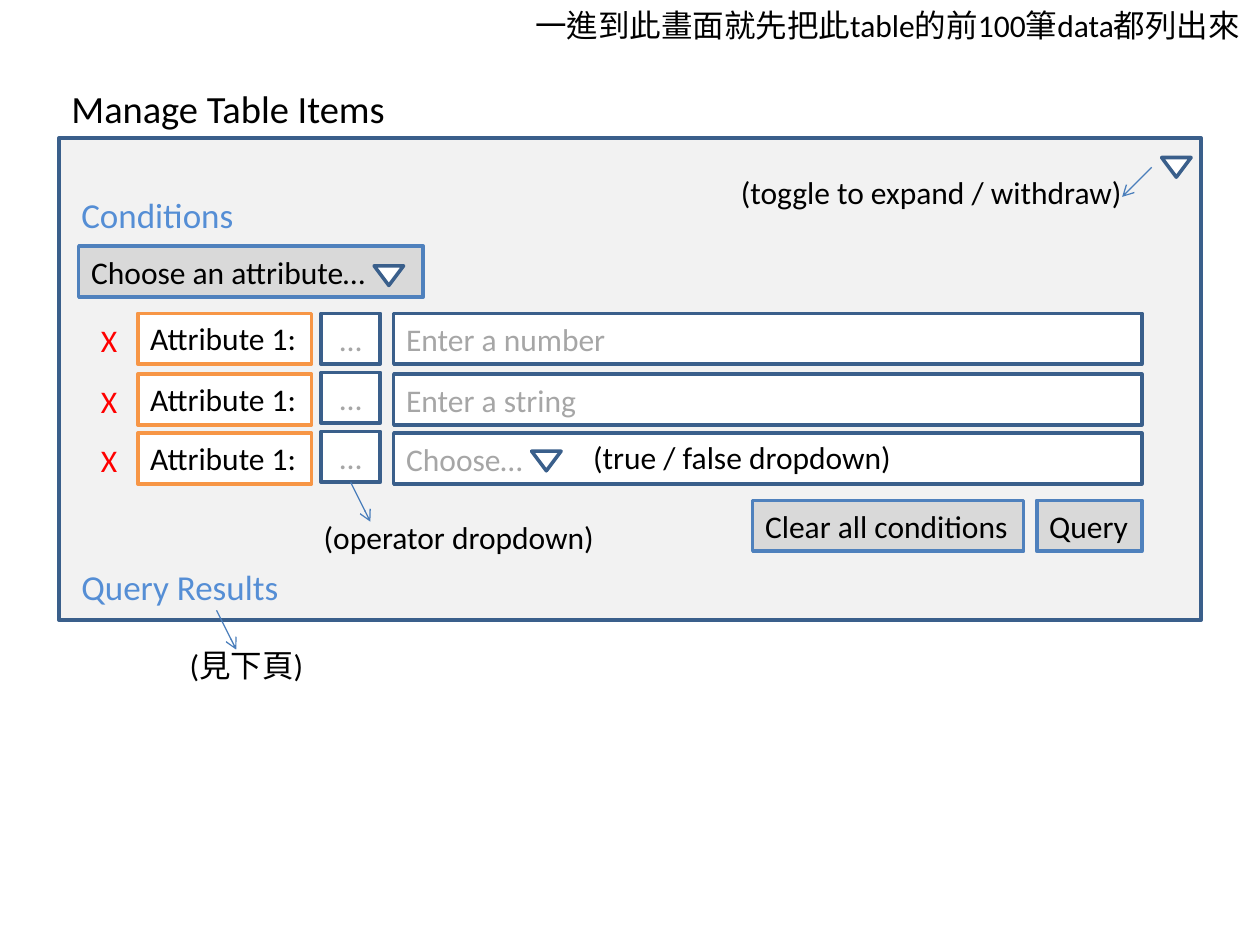
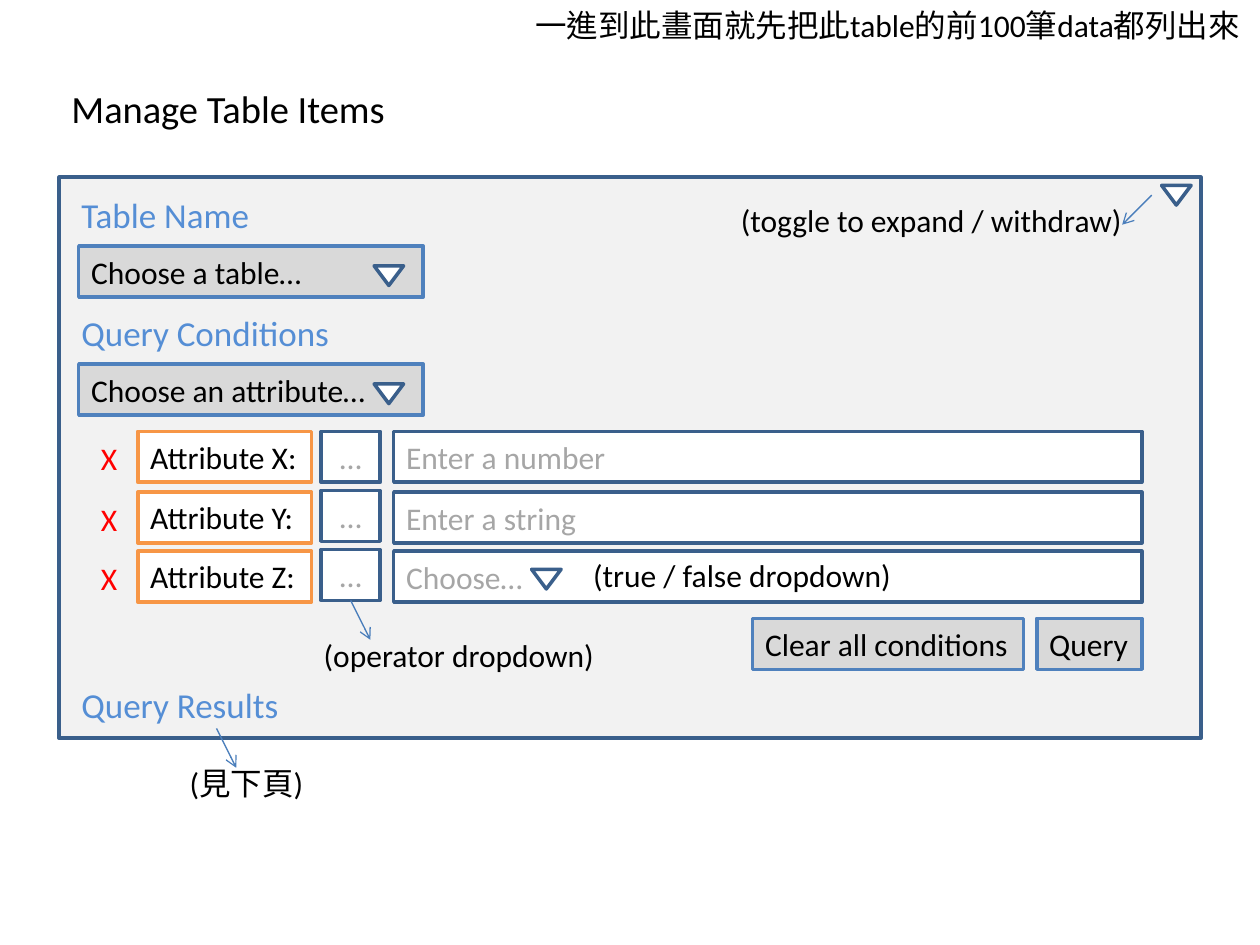
Before and after one commit to joycejoyce/DynamoDBManager, a slide deck: slide 5 of design/DynamoDB Manager.pptx. Drawn at 1260x945 pixels with LibreOffice and Linux fonts; fonts in the diff are those of the drawing. Boxes give left, top, right and bottom in pixels: in the first picture for what was removed or moved away, otherwise in the second. Text is boxed around its words. In the diff, an @@ line names an element or a change of style, - is before the commit and + after.

```diff
--- a/design/DynamoDB Manager.pptx
+++ b/design/DynamoDB Manager.pptx
@@ rectangle: place and size @@
-rectangle at [59, 137, 1201, 620]
+rectangle at [59, 178, 1201, 738]
@@ text added at [81, 203, 249, 228], 20 pt, text #558ED5 @@
+Table Name
@@ 1 text, 1 flow chart merge, 1 arrow: place and size @@
-1 text, 1 flow chart merge, 1 arrow at [741, 158, 1191, 210]
+1 text, 1 flow chart merge, 1 arrow at [741, 185, 1191, 238]
@@ rectangle added at [78, 246, 422, 296], fill #D9D9D9, outline #4F81BD 2 pt, 18 pt, text #000000 @@
+Choose a table…
@@ text at [81, 321, 329, 352]: text changed @@
-Conditions
+Query Conditions
@@ rectangle removed at [137, 314, 311, 364] @@
-Attribute 1:
@@ flow chart merge added at [374, 384, 403, 404], fill #FFFFFF, outline #3A5F8C 2 pt @@
@@ text in rectangle at [150, 447, 297, 470]: text changed @@
-Attribute 1:
+Attribute X:
@@ rectangle "Enter a number": place and size @@
-rectangle "Enter a number" at [393, 314, 1142, 364]
+rectangle "Enter a number" at [393, 431, 1142, 481]
@@ 6 rectangles, 5 texts, 2 arrows, 1 flow chart merge: place and size @@
-6 rectangles, 5 texts, 2 arrows, 1 flow chart merge at [78, 246, 1142, 681]
+6 rectangles, 5 texts, 2 arrows, 1 flow chart merge at [78, 364, 1142, 799]
@@ text in rectangle at [150, 507, 293, 530]: text changed @@
-Attribute 1:
+Attribute Y:
@@ rectangle "…": place and size @@
-rectangle "…" at [321, 373, 381, 423]
+rectangle "…" at [321, 490, 381, 541]
@@ text "X": place and size @@
-text "X" at [101, 331, 117, 352]
+text "X" at [101, 569, 117, 590]
@@ rectangle added at [137, 552, 311, 602], fill #FFFFFF, outline #F79646 2 pt, 18 pt, text #000000 @@
+Attribute Z:
@@ rectangle "…": place and size @@
-rectangle "…" at [321, 314, 381, 364]
+rectangle "…" at [321, 549, 381, 600]
```
Also in this commit, not shown: 2 other files.
